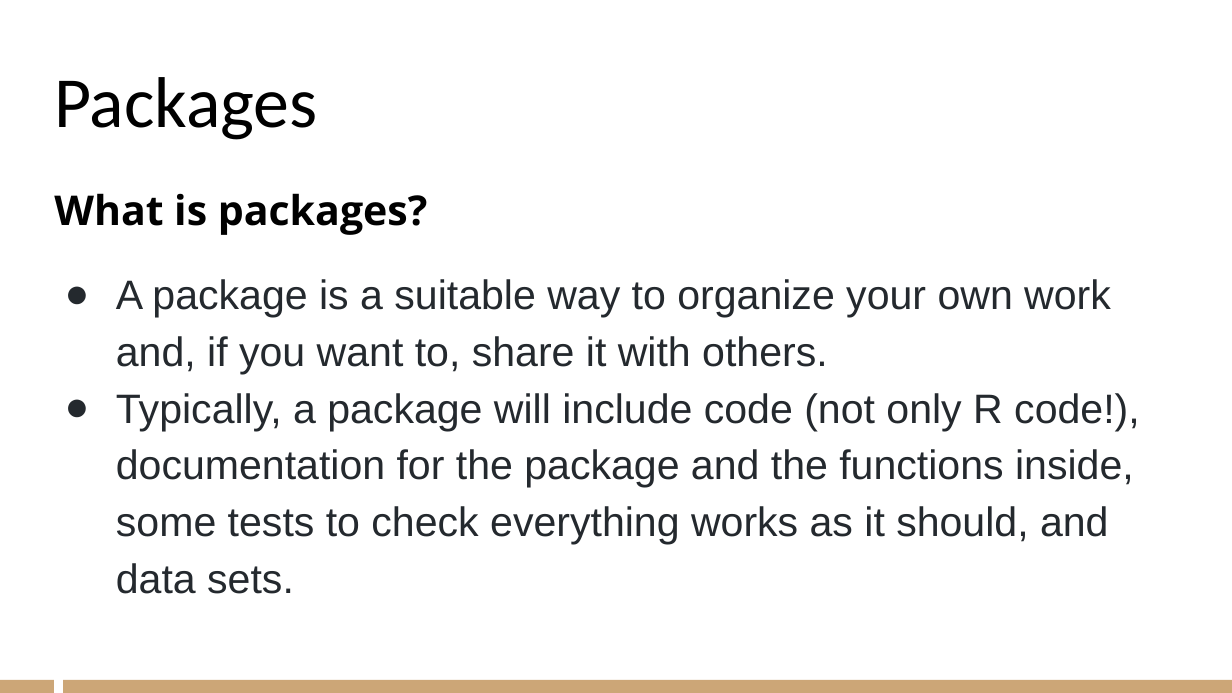
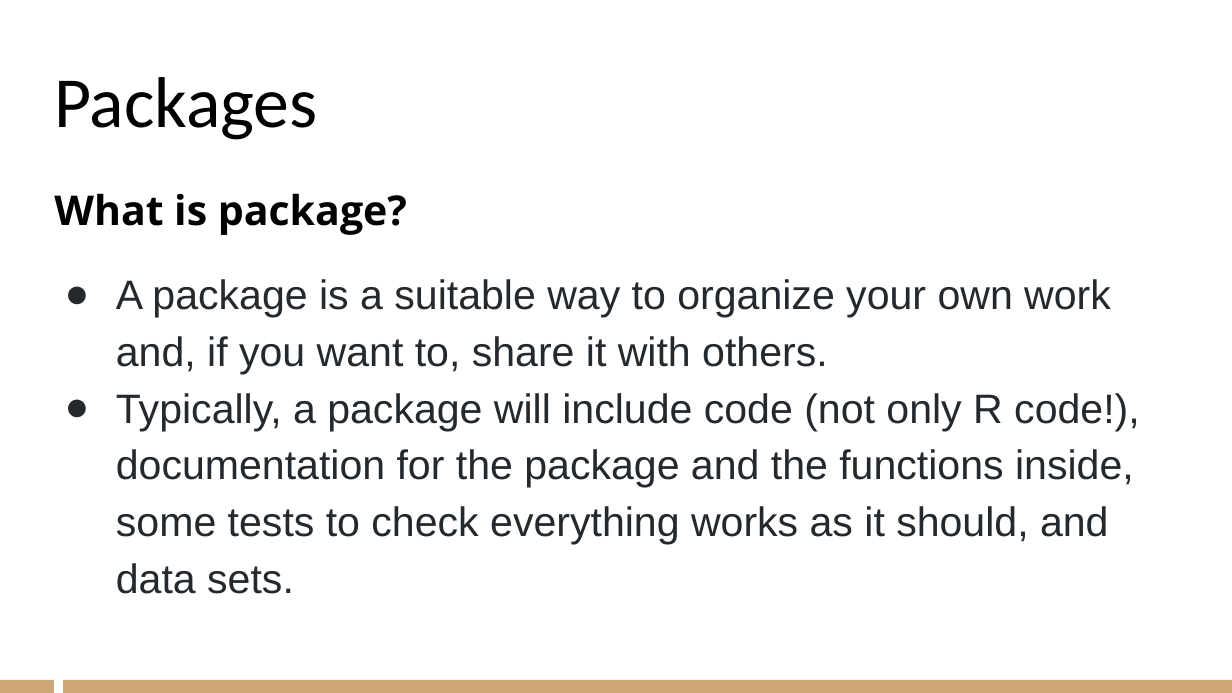
Before and after one commit to ngathan/DataMiningS2020, a slide deck: slide 4 of Week5/Data Mining_W4_Cleaning.pptx. Drawn at 1232x693 pixels with LibreOffice and Linux fonts; fonts in the diff are those of the drawing. Boxes give left, top, right and bottom in pixels: in the first picture for what was removed or moved away, otherwise in the second. Text is boxed around its words. In the diff, an @@ line names an element or a change of style, - is before the commit and + after.

```diff
--- a/Week5/Data Mining_W4_Cleaning.pptx
+++ b/Week5/Data Mining_W4_Cleaning.pptx
@@ text at (54,193,407,235): text changed @@
-What is packages?
+What is package?
```
Also in this commit, not shown: 1 other slide changed, 1 other file.
